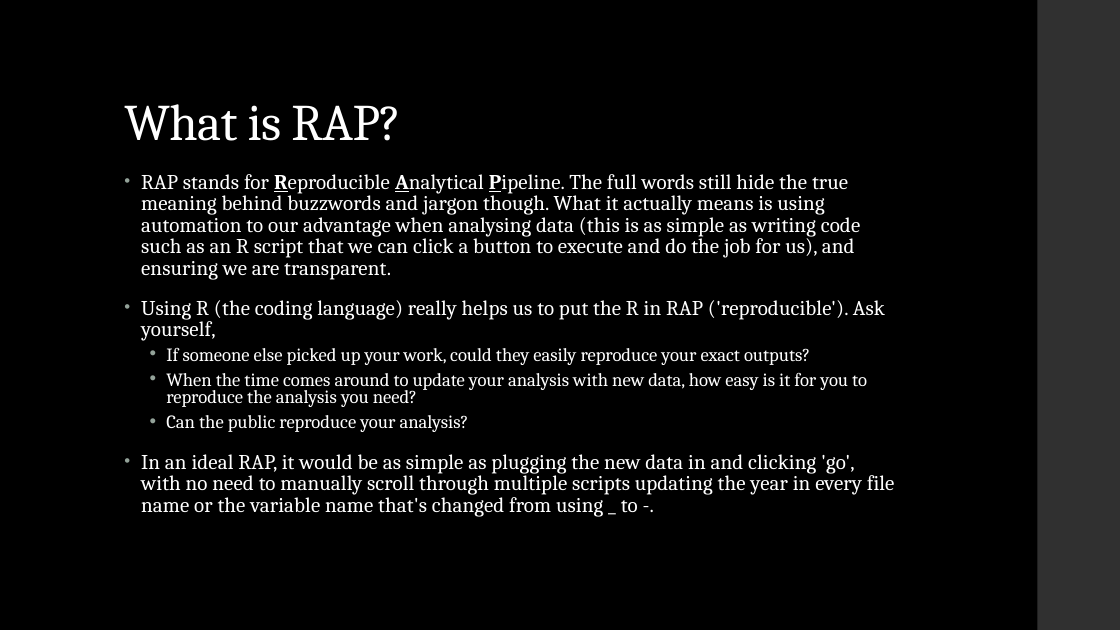
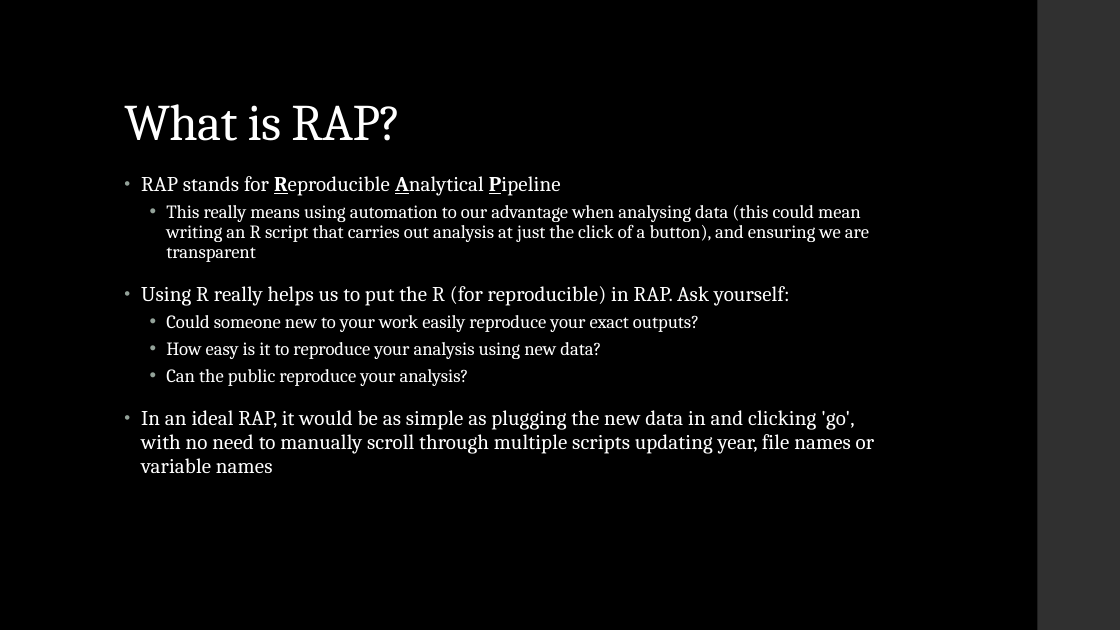
Before and after one commit to dfe-analytical-services/techskills_workshops, a slide deck: slide 8 of slides/workshopslides_RforRAP.pptx (slide 7 before the commit). Drawn at 1120x630 pixels with LibreOffice and Linux fonts; fonts in the diff are those of the drawing. Boxes give left, top, right and bottom in pixels: in the first picture for what was removed or moved away, otherwise in the second. Text is boxed around its words. In the diff, an @@ line names an element or a change of style, - is before the commit and + after.

```diff
--- a/slides/workshopslides_RforRAP.pptx
+++ b/slides/workshopslides_RforRAP.pptx
@@ text at [141, 176, 869, 359]: text changed; size 18 to 16 pt @@
-• RAP stands for Reproducible Analytical Pipeline. The full words still hide the true meaning behind buzzwords and jargon though. What it actually means is using automation to our advantage when analysing data (this is as simple as writing code such as an R script that we can click a button to execute and do the job for us), and ensuring we are transparent.
-• Using R (the coding language) really helps us to put the R in RAP ('reproducible'). Ask yourself,
-  • If someone else picked up your work, could they easily reproduce your exact outputs?
-  • When the time comes around to update your analysis with new data, how easy is it for you to reproduce the analysis you need?
+• RAP stands for Reproducible Analytical Pipeline
+  • This really means using automation to our advantage when analysing data (this could mean writing an R script that carries out analysis at just the click of a button), and ensuring we are transparent
+• Using R really helps us to put the R (for reproducible) in RAP. Ask yourself:
+  • Could someone new to your work easily reproduce your exact outputs?
+  • How easy is it to reproduce your analysis using new data?
@@ text at [166, 369, 469, 386]: line spacing 0.8 to 0.9 @@
@@ text at [141, 410, 875, 473]: text changed @@
-• In an ideal RAP, it would be as simple as plugging the new data in and clicking 'go', with no need to manually scroll through multiple scripts updating the year in every file name or the variable name that's changed from using _ to -.
+• In an ideal RAP, it would be as simple as plugging the new data in and clicking 'go', with no need to manually scroll through multiple scripts updating year, file names or variable names
```
Also in this commit, not shown: 8 other slides changed, 2 slides added, 1 slide removed, 1 other file.
